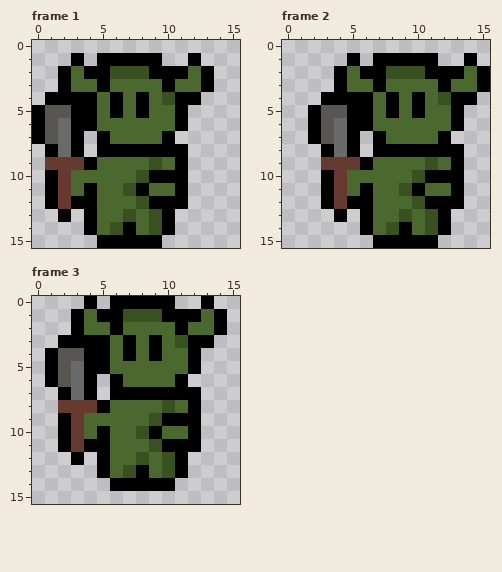
Two states of a pixel-art file, aseprite/goblin/goblin-damaged.aseprite. Above is the file before it was changed.
16x16 pixels, 3 frames. Shown: frame 1, frame 2, frame 3.
And afterwards:
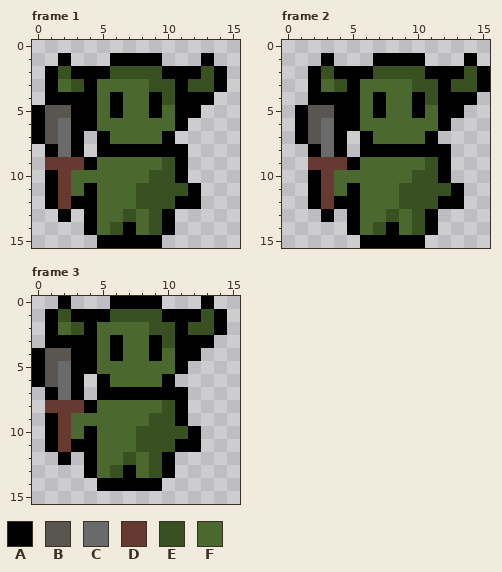
Palette (. is transparent): A #000000  B #595652  C #696a6a  D #663931  E #395121  F #4b692f
The commit says: Tone down damage animations for Goblin and Slime
Edits made:
layer "Front" now shown
layer "Side" now hidden
Frame 1:
y 1: x 2..3 .A -> A.; x 5 A -> .; x 12..13 A. -> .A
y 2: x 1..3 .AF -> AEA; x 9 A -> E; x 12..14 FA. -> AEA
y 3: x 1..5 .AFFA -> AFEAF; x 9..14 FAFFA. -> EEAEEA
y 4: x 8..9 AF -> FA; x 13 . -> A
y 5: x 8..9 AF -> FA; x 12 . -> A
y 9: x 9..10 EF -> FE
y 10: x 8..10 EAA -> FEE
y 11: x 7..12 EAFFA. -> FEEEEA
y 12: x 9..10 AA -> EE; x 12 . -> A
Frame 2:
y 1: x 3 . -> A; x 5 A -> .; x 11 A -> .
y 2: x 2..3 .. -> AE; x 5 F -> A; x 7 A -> E; x 14 F -> E
y 3: x 2..5 ..AF -> AFEA; x 7 A -> F; x 10..11 FF -> EE; x 13..14 FF -> EE
y 4: x 2 . -> A; x 6..8 AFA -> FAF; x 11..12 FE -> EA
y 5: x 1..2 .A -> AB; x 4 B -> A; x 6..8 AFA -> FAF; x 12 F -> A
y 6: x 1..4 .ABC -> ABCA; x 6 A -> F; x 12..13 FA -> A.
y 7: x 1..7 .ABCA.A -> ABCA.AF; x 11..12 FA -> A.
y 8: x 2..6 .ACA. -> ACA.A; x 13 A -> .
y 9: x 2 . -> D; x 5..6 DA -> AF; x 12..13 FA -> A.
y 10: x 2..4 .AD -> ADF; x 11 A -> E; x 13 A -> .
y 11: x 2..6 .ADFA -> ADFAF; x 10..12 AFF -> EEE
y 12: x 2..4 .AD -> ADA; x 6 A -> F; x 9 F -> E; x 11 A -> E
y 13: x 3..6 .A.A -> A.AF; x 8..12 FEFEA -> EFEA.
y 14: x 5..12 .AFEAFEA -> AFEAFEA.
y 15: x 6 . -> A; x 11 A -> .
Frame 3:
y 0: x 2 . -> A; x 4 A -> .; x 10 A -> .
y 1: x 1..2 .. -> AE; x 4 F -> A; x 6 A -> E; x 13 F -> E
y 2: x 1..4 ..AF -> AFEA; x 6 A -> F; x 9..10 FF -> EE; x 12..13 FF -> EE
y 3: x 1 . -> A; x 5..7 AFA -> FAF; x 10..11 FE -> EA
y 4: x 0..1 .A -> AB; x 3 B -> A; x 5..7 AFA -> FAF; x 11 F -> A
y 5: x 0..3 .ABC -> ABCA; x 5 A -> F; x 11..12 FA -> A.
y 6: x 0..6 .ABCA.A -> ABCA.AF; x 10..11 FA -> A.
y 7: x 1..5 .ACA. -> ACA.A; x 12 A -> .
y 8: x 1 . -> D; x 4..5 DA -> AF; x 11..12 FA -> A.
y 9: x 1..3 .AD -> ADF; x 10 A -> E; x 12 A -> .
y 10: x 1..5 .ADFA -> ADFAF; x 9..11 AFF -> EEE
y 11: x 1..3 .AD -> ADA; x 5 A -> F; x 8 F -> E; x 10 A -> E
y 12: x 2..5 .A.A -> A.AF; x 7..11 FEFEA -> EFEA.
y 13: x 4..11 .AFEAFEA -> AFEAFEA.
y 14: x 5 . -> A; x 10 A -> .
